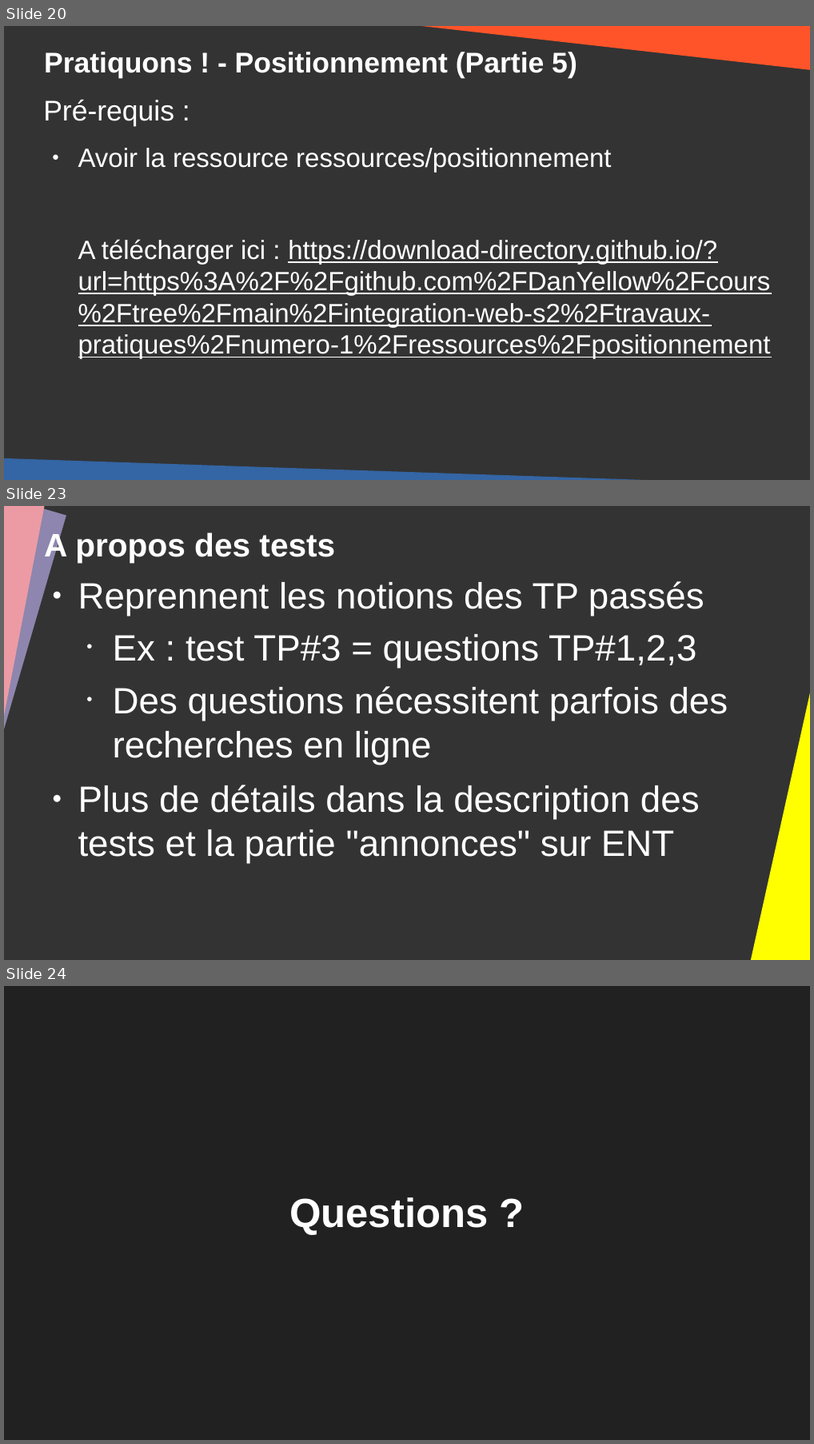
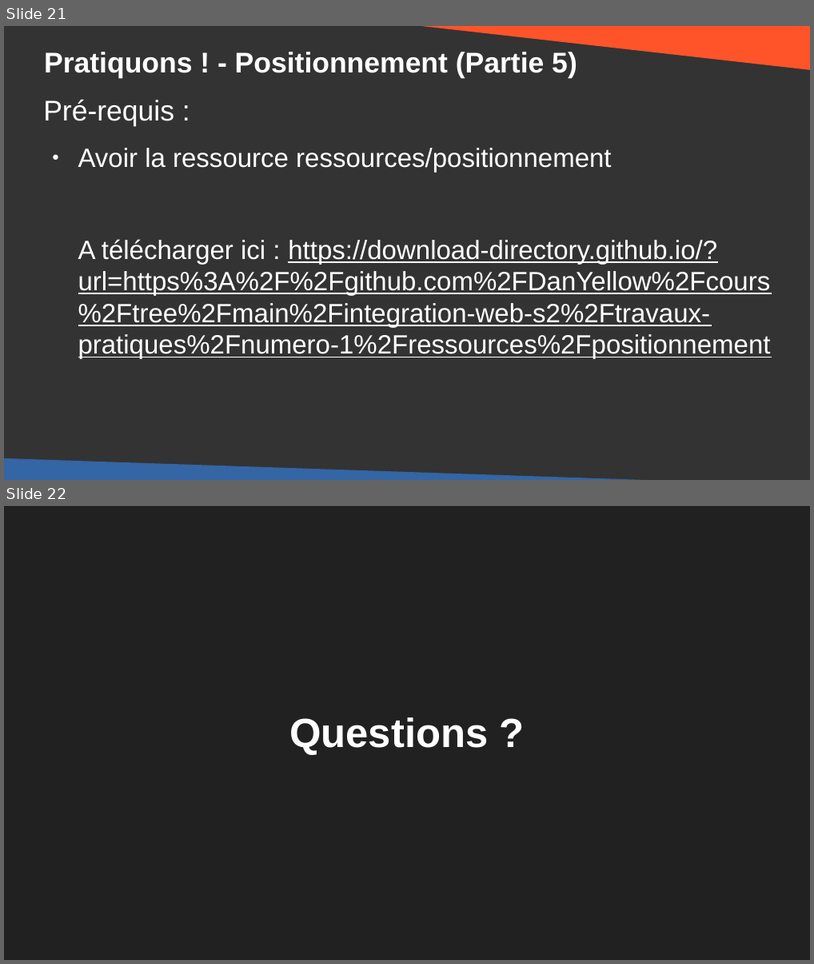
Before and after one commit to DanYellow/cours, a slide deck: integration-web-s2/travaux-pratiques/numero-1/presentation.odp. Shown one above the other, each under a label of ours: slides 20, 23 and 24 before the commit, slides 21 and 22 after it; the slides between them are not shown. The pictures are 814x1444 and 814x964 pixels, drawn with LibreOffice and Linux fonts; fonts in the diff are those of the drawing. Boxes give left, top, right and bottom in pixels: in the first picture for what was removed or moved away, otherwise in the second. Text is boxed around its words. In the diff, an @@ line names an element or a change of style, - is before the commit and + after.

```diff
--- a/integration-web-s2/travaux-pratiques/numero-1/presentation.odp
+++ b/integration-web-s2/travaux-pratiques/numero-1/presentation.odp
@@ slide 23 removed at (4,506,810,960), background #333333 @@
@@ rectangle removed at (4,506,66,893) @@
@@ rectangle removed at (4,506,46,891) @@
@@ title removed at (44,530,335,562) @@
-A propos des tests
@@ text removed at (78,581,729,863) @@
-● Reprennent les notions des TP passés
-  • Ex : test TP#3 = questions TP#1,2,3
-  • Des questions nécessitent parfois des recherches en ligne
-● Plus de détails dans la description des tests et la partie "annonces" sur ENT
@@ right triangle removed at (747,667,810,960) @@
@@ what was slide 20 is now slide 21 @@
@@ what was slide 24 is now slide 22 @@
```
Also in this commit, not shown: 3 slides changed, 1 slide added, 2 other slides removed, 4 other files.
